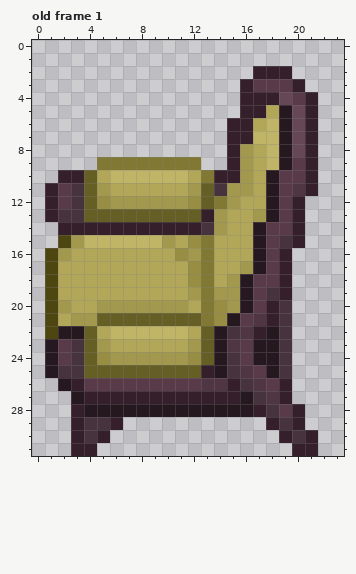
Pixel-art file: art/furniture/purple/purple_couch_chair.aseprite. Above: the version before the commit.
24x32 pixels, 1 frame. Colours within 5 levels of each other are drawn and written as one. Shown: old frame 1.
After:
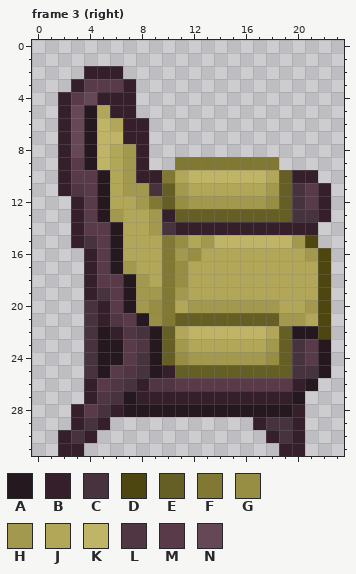
Palette (. is transparent): A #26181f  B #341f2a  C #47333d  D #4d4611  E #655e25  F #817834  G #978d43  H #a2984e  J #b2a758  K #c0b566  L #503643  M #583a49  N #654756
A new or re-ordered frame is compared with the old frame closest to it.
Difference:
frames 1 -> 3
Changed rows in their new state; - is an unchanged pixel.
Frame 3 (right) is new; against old frame 1:
first column x 1:
 2 ---BBB----------...---
 3 --BMMMB--------.....--
 4 -BMNBBB--------......-
 5 -BNAJBB--------......-
 6 -BNAKJBB------.......-
 7 -BNAKKBB------.......-
 8 -BNAKJHB------.......-
 9 -BMAKJHB..--FFFFFF...-
10 --MMAJHBBFJKKKKKKJEB--
11 .BLMA-HHCEHJJJJJ-HECMB
12 ..BMAJJ-FEGHHH-HHGECMB
13 ..BMAHJJHB--EEEEEEECCB
14 -.-MMAJJHC--BBBBBBB-B-
15 -.BCMAJJJFGJHKKKKKKHD-
16 ...BMA---FHGJ---JJJJHD
17 ...BMAH--FGJJ--JJJJJJD
18 ...BMMAH-FGJJ-JJJJJJJD
19 ...BCMAHHFHJJJJJJJJJJD
20 ...CBMA-GFJHHH-HHHJJHD
21 ...CBLMAGF--EEEEEEHHJD
22 ...CABLCAEJKKKKKKJEAAD
23 ...CAAMLAEHJJJJJJHECMA
24 ...CAAMCAEGHHHHHHGECMA
25 ...CAMLCAB--EEEEEEECCA
26 -..B-LCBLL--MMMMM-MBA-
27 --.-LCA--------BBB-A--
28 ---MCB----------AAA---
29 ----B.----------BC----
30 -BCB.------------BCB.-
31 -B-.--------------B-.-
Pixel boxes of the changes (left, top, right, bottom) in both pictures:
changed: (45, 66, 331, 456)
